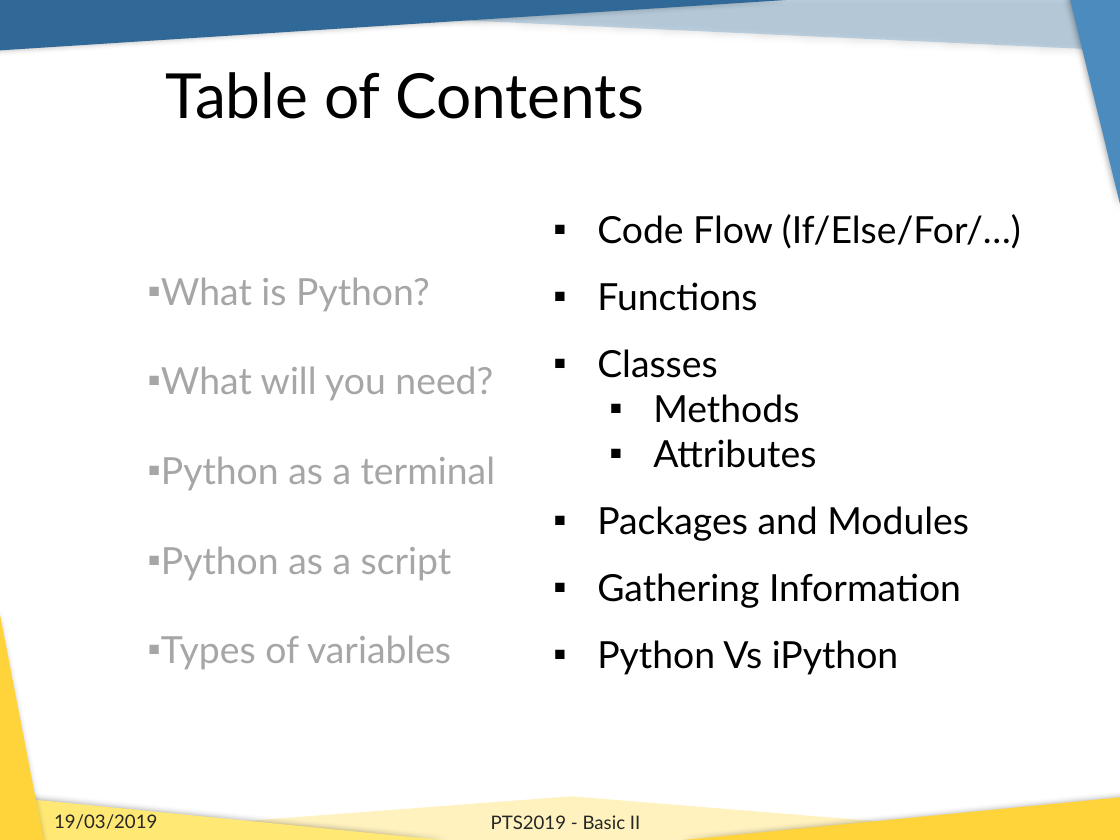
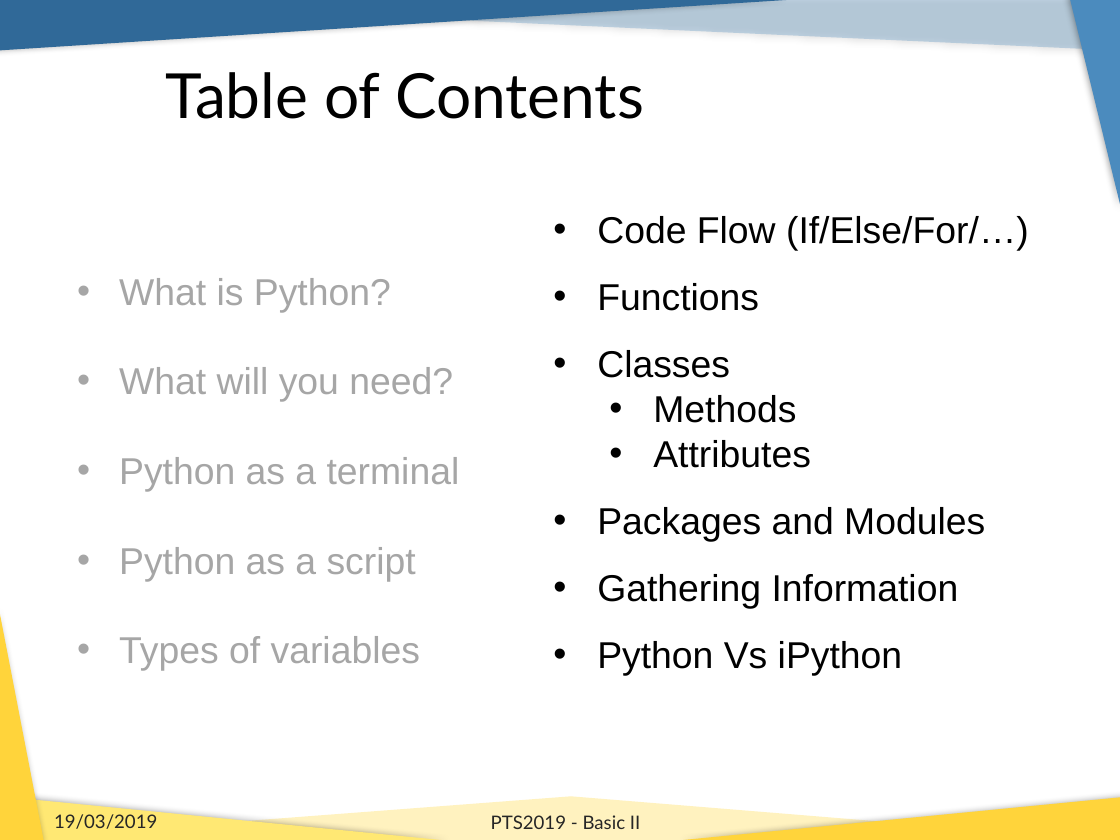
Before and after one commit to b1quint/Python-Tutorial-Series, a slide deck: slide 2 of Presentations/PTS2019_Basics_II.pptx. Drawn at 1120x840 pixels with LibreOffice and Linux fonts; fonts in the diff are those of the drawing; background and template pictures are left out. Boxes give left, top, right and bottom in pixels: in the first picture for what was removed or moved away, otherwise in the second. Text is boxed around its words. In the diff, an @@ line names an element or a change of style, - is before the commit and + after.

```diff
--- a/Presentations/PTS2019_Basics_II.pptx
+++ b/Presentations/PTS2019_Basics_II.pptx
@@ text "Code Flow (If/Else/For/…)" at bbox=[597, 216, 1029, 676]: font Lato to Arial; bullet ▪ to • @@
@@ text "What is Python?" at bbox=[119, 278, 460, 671]: font Lato to Arial; bullet ▪ to • @@
```
Also in this commit, not shown: 23 other slides changed, 20 slides added.
